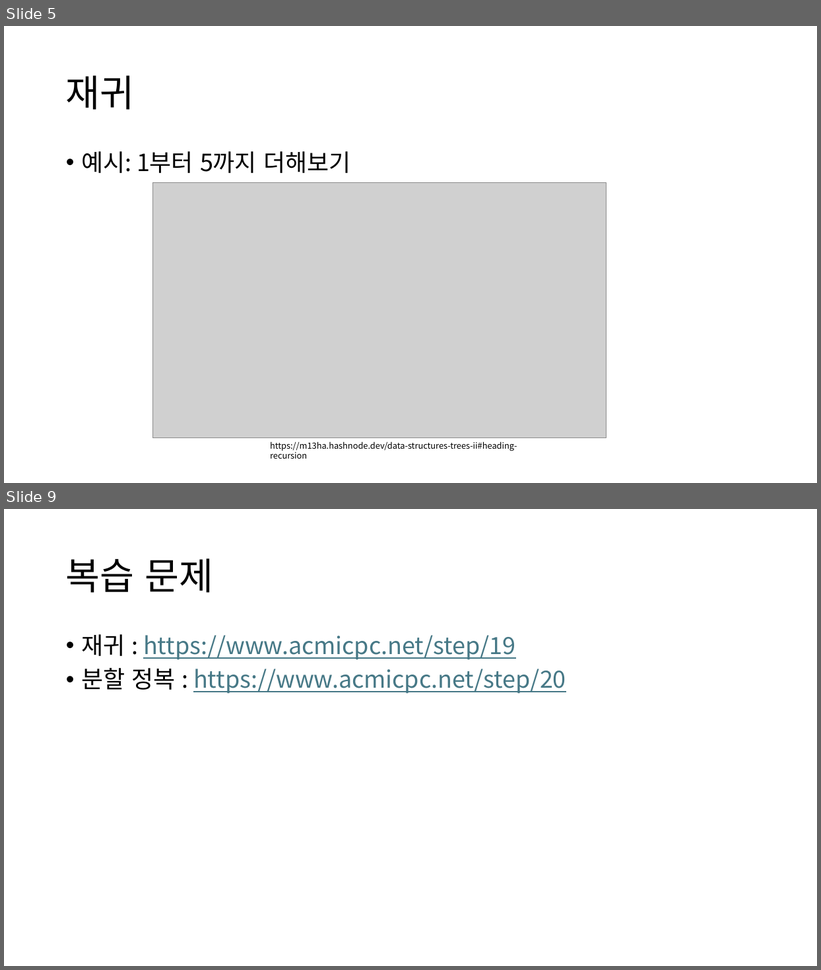
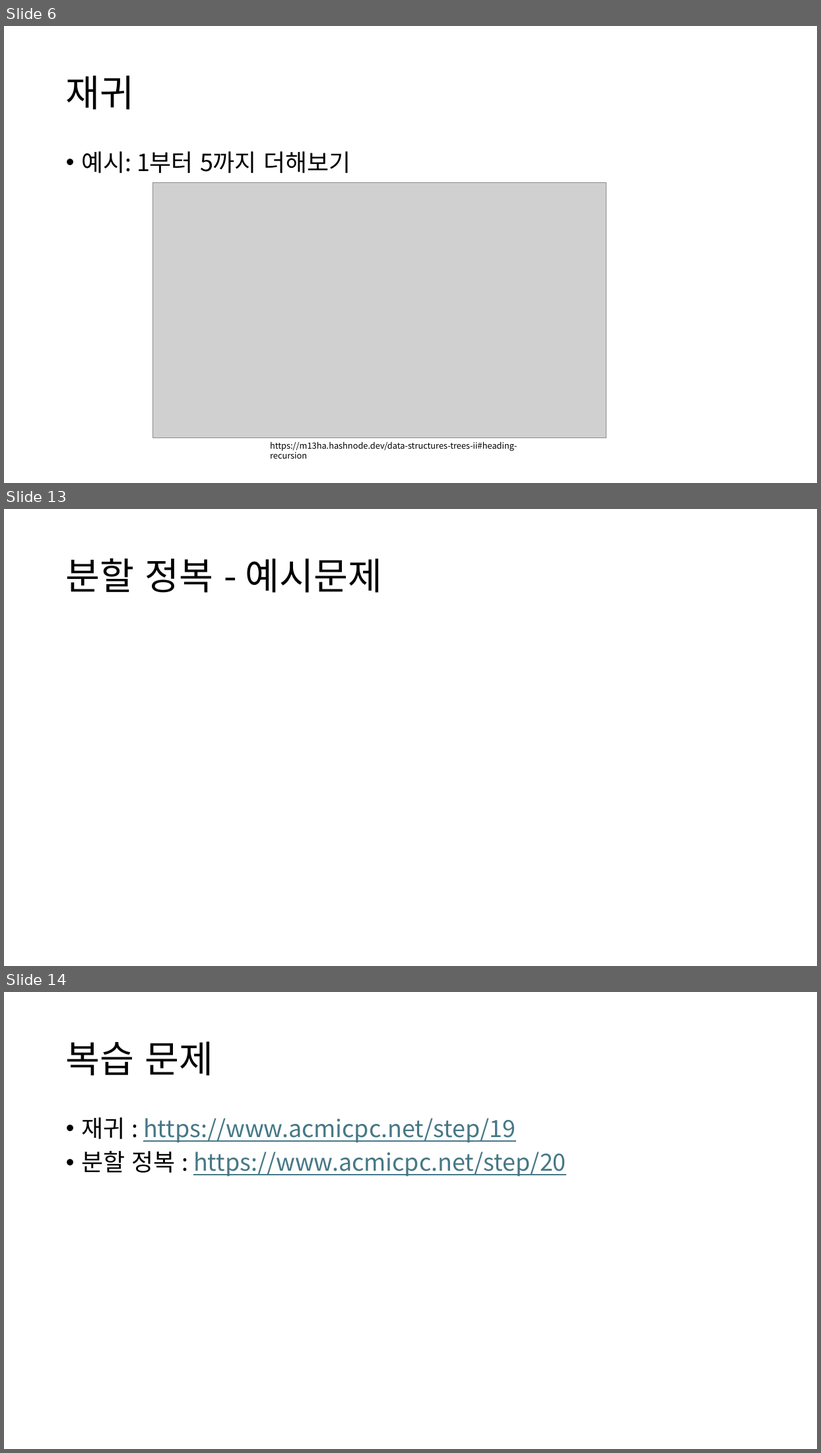
Before and after one commit to Cappucciyes/ICTS-Study-2025-02, a slide deck: 자구&알고 스터디 2주차.pptx. Shown one above the other, each under a label of ours: slides 5 and 9 before the commit, slides 6, 13 and 14 after it; the slides between them are not shown. The pictures are 821x970 and 821x1453 pixels, drawn with LibreOffice and Linux fonts; fonts in the diff are those of the drawing; grey boxes stand for pictures. Boxes give left, top, right and bottom in pixels: in the first picture for what was removed or moved away, otherwise in the second. Text is boxed around its words. In the diff, an @@ line names an element or a change of style, - is before the commit and + after.

```diff
--- a/자구&알고 스터디 2주차.pptx
+++ b/자구&알고 스터디 2주차.pptx
@@ slide 13 added at bbox=[4, 509, 817, 966], background #FFFFFF @@
@@ title added at bbox=[66, 558, 383, 593], 44 pt, text #000000 @@
+분할 정복 - 예시문제
@@ what was slide 5 is now slide 6 @@
@@ what was slide 9 is now slide 14 @@
```
Also in this commit, not shown: 5 slides changed, 5 other slides added, 1 slide removed, 4 other files.
